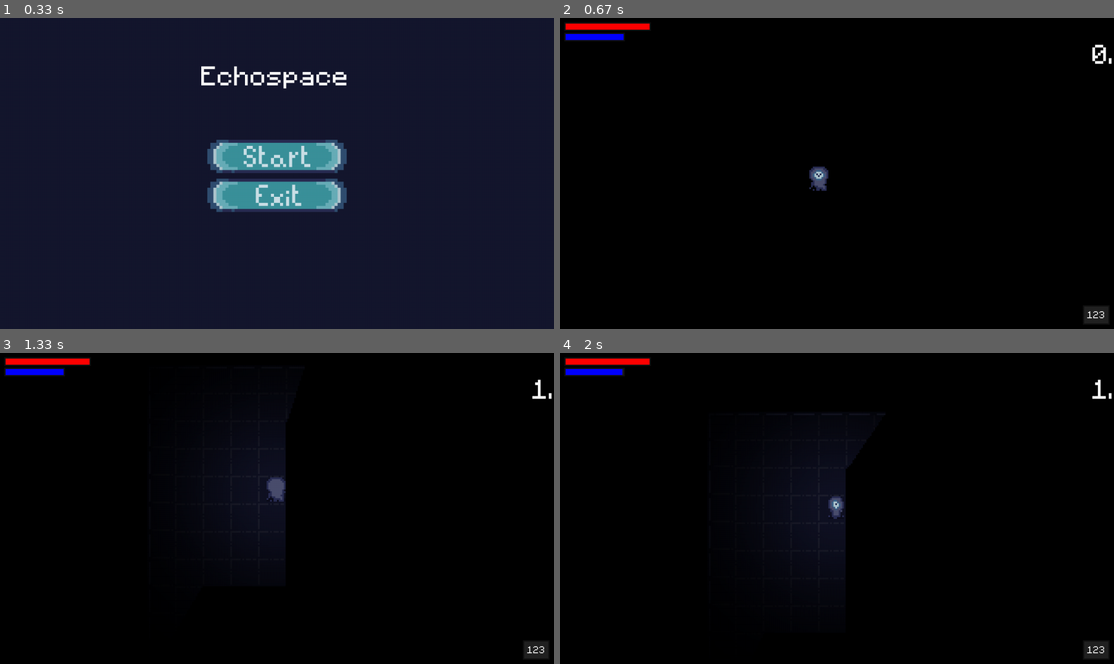
Above: before the commit, frames 1-4 (two rows, left to right).
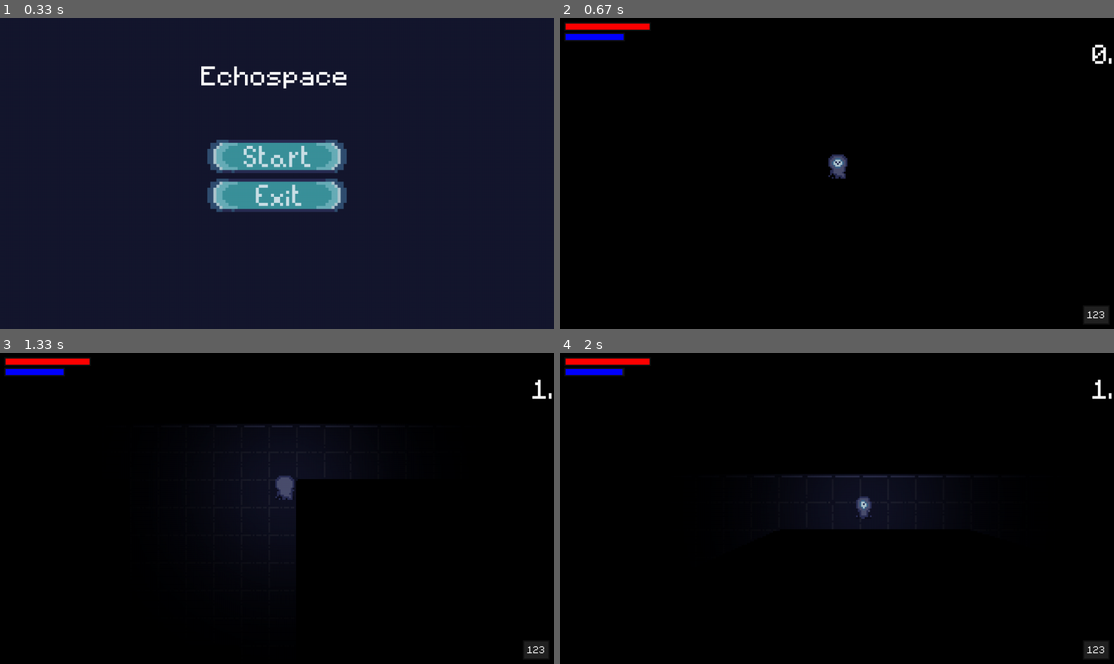
Above: after the commit, the same moments.

Repository: SushiOnToast/pygame-community-spring-jam-2025
Game: pygame game, started from code/main.py
The game is run twice, just before and just after one commit, with the same random seed, the same clock (stepped at 60 frames per second) and the same inputs.
Inputs (mouse positions are in pixels of both pictures, inside the frame that each line leads up to):
- Up to frame 1 (0.33 s): no input
- Up to frame 2 (0.67 s): click (837, 154) at 0.38 s
- Up to frame 3 (1.33 s): hold D 0.67-1.13 s; move the mouse to (254, 520) at 0.7 s; hold W from 1.17 s (still down); tap Space at 1.23 s
- Up to frame 4 (2 s): release W at 1.47 s; hold D 1.5-1.97 s; tap Space at 1.57, 1.87 s

Frame 1 is identical in both runs. In frame 2, 0.4% of the frame differs, in the area x 45-52%, y 43-56%; in frame 3, 1.8%; in frame 4, 4.1%, in the area x 38-74%, y 19-74%.

Commit message:
solve collision issue

Diff:
--- a/code/level.py
+++ b/code/level.py
@@ -43,16 +43,16 @@
       for col_index, col in enumerate(row):
         x = col_index * TILESIZE
         y = row_index * TILESIZE
-        if col != "-1":
+        if col == "295":
+          self.player = Player(
+            (x, y), [self.visible_sprites], self.obstacle_sprites, self.cover_surf)
+        if col != "-1" and col != "295":
           Tile((x, y), [self.obstacle_sprites], "invisible")
         elif col == 's':
           Enemy('stalker', (x, y), [
                 self.visible_sprites], self.obstacle_sprites)
         elif col == 'b':
           BlindEnemy((x, y), [self.visible_sprites], self.obstacle_sprites)
-
-    self.player = Player(
-        (100, 100), [self.visible_sprites], self.obstacle_sprites, self.cover_surf)
 
   def get_raycasting_points(self, obstacles):
     obstacle_rects = [obstacle.rect for obstacle in obstacles]
--- a/code/player.py
+++ b/code/player.py
@@ -32,7 +32,7 @@
     self.last_echolocation_pos = None
     self.is_doing_echolocation = False
     self.echolocation_time = 0
-    self.base_echolocation_duration = 3000  # 4 seconds base duration
+    self.base_echolocation_duration = 4000  # 4 seconds base duration
     self.echolocation_duration = self.base_echolocation_duration
     self.is_crouching = False
 
--- a/map/boundary1.csv
+++ b/map/boundary1.csv
@@ -12,7 +12,7 @@
 84,-1,-1,92,93,93,93,86,84,-1,-1,82,81,85,94,-1,-1,-1,-1,82
 84,-1,-1,-1,-1,-1,-1,82,84,-1,-1,82,81,84,-1,-1,-1,-1,-1,82
 84,-1,-1,-1,-1,-1,-1,82,84,-1,-1,82,81,84,-1,-1,-1,-1,-1,82
-84,-1,-1,-1,-1,-1,-1,82,84,-1,-1,92,93,94,-1,-1,-1,-1,-1,82
+84,-1,-1,-1,-1,-1,-1,82,84,-1,-1,92,93,94,-1,-1,295,-1,-1,82
 84,-1,-1,-1,-1,-1,-1,82,84,-1,-1,-1,-1,-1,-1,-1,-1,-1,-1,82
 84,-1,-1,72,73,73,73,96,84,-1,-1,-1,-1,-1,-1,-1,-1,-1,-1,82
 84,-1,-1,92,93,93,93,93,94,-1,-1,-1,-1,-1,-1,-1,-1,-1,-1,82
--- a/map/boundary2.csv
+++ b/map/boundary2.csv
@@ -15,7 +15,7 @@
 84,-1,-1,-1,-1,82,84,-1,-1,-1,-1,-1,92,93,93,93,86,-1,84,-1,-1,-1,-1,-1,82
 84,-1,72,74,-1,82,84,-1,-1,-1,-1,-1,-1,-1,-1,-1,82,-1,84,-1,-1,-1,-1,-1,82
 84,-1,82,84,-1,82,84,-1,-1,-1,-1,-1,-1,-1,-1,-1,82,-1,84,-1,-1,-1,-1,-1,82
-84,-1,82,84,-1,82,84,-1,-1,-1,-1,-1,-1,-1,-1,-1,82,-1,84,-1,-1,-1,-1,-1,82
+84,-1,82,84,-1,82,84,-1,-1,-1,-1,295,-1,-1,-1,-1,82,-1,84,-1,-1,-1,-1,-1,82
 84,-1,92,94,-1,82,84,-1,-1,-1,-1,-1,-1,-1,-1,-1,82,-1,84,-1,-1,-1,-1,-1,82
 84,-1,-1,-1,-1,82,95,73,73,74,-1,-1,-1,72,73,73,96,-1,84,-1,-1,-1,-1,-1,82
 84,-1,-1,-1,-1,92,93,93,93,94,-1,-1,-1,82,-1,-1,-1,-1,84,-1,-1,-1,-1,-1,82
--- a/map/boundary3.csv
+++ b/map/boundary3.csv
@@ -2,7 +2,7 @@
 84,-1,-1,-1,-1,-1,-1,-1,-1,-1,-1,-1,-1,-1,-1,-1,-1,-1,-1,-1,-1,-1,-1,-1,-1,-1,-1,-1,-1,82
 84,-1,-1,-1,-1,-1,-1,-1,-1,-1,-1,-1,-1,-1,-1,-1,-1,-1,-1,-1,-1,-1,-1,-1,-1,-1,-1,-1,-1,82
 84,-1,-1,-1,-1,-1,72,74,-1,-1,-1,-1,-1,-1,72,73,73,73,73,73,74,-1,-1,-1,-1,-1,-1,-1,-1,82
-84,-1,-1,-1,-1,-1,82,84,-1,-1,-1,-1,-1,-1,82,85,93,93,93,93,94,-1,-1,-1,-1,-1,-1,-1,-1,82
+84,-1,-1,-1,-1,-1,82,84,-1,-1,295,-1,-1,-1,82,85,93,93,93,93,94,-1,-1,-1,-1,-1,-1,-1,-1,82
 84,-1,-1,-1,-1,-1,82,84,-1,-1,-1,-1,-1,-1,82,84,-1,-1,-1,-1,-1,-1,-1,-1,-1,-1,-1,-1,-1,82
 84,-1,-1,-1,-1,-1,82,84,-1,-1,-1,-1,-1,-1,82,84,-1,-1,-1,-1,-1,-1,-1,-1,-1,-1,-1,-1,-1,82
 84,-1,-1,-1,-1,-1,82,84,-1,-1,-1,-1,-1,-1,82,84,-1,-1,72,73,73,73,73,74,-1,-1,-1,-1,-1,82
